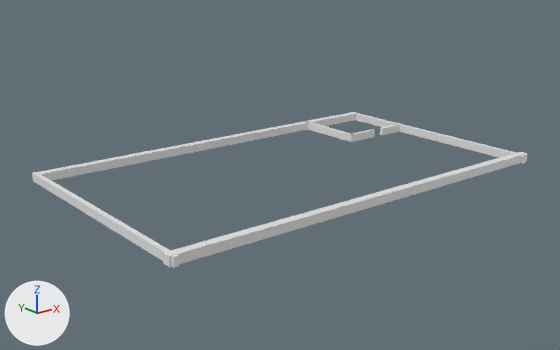
An edit to the FBX model Resource/stage_wall.fbx, drawn before and after from the same camera.
The view is the same before and after, from a 50 mm camera at (-160.1, -161.4, 54.3) aimed at (-51.1, -25.2, -0.2). Lighting does not change. The marker at lower left points along +X, +Y and +Z. Where no turn or scale is listed for an object, it has been applied to the vertices.

Names of what the first picture shows: '立方体', '立方体.001', '立方体.002', '立方体.003', '立方体.004', '立方体.005', '立方体.006', '立方体.007'.
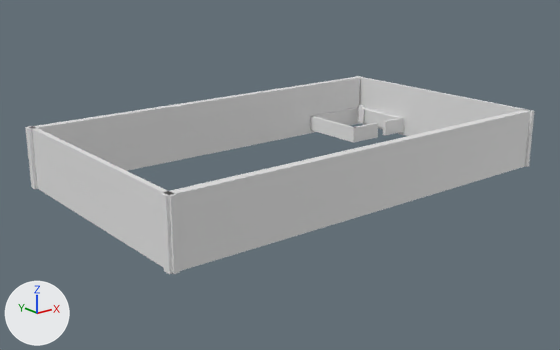
Location of each change, (x1, y1, x2, y2) in pixels of the pictures (560 x 350 px):
'立方体.006', moved, rescaled (42% taller)
    before: (163, 152, 527, 267)
    after: (160, 110, 530, 274)
'立方体.005', moved, rescaled (23% wider, 85% taller)
    before: (35, 121, 308, 181)
    after: (25, 77, 360, 189)
'立方体.007', moved, rescaled (54% taller)
    before: (32, 172, 179, 268)
    after: (27, 126, 180, 274)
'立方体', moved, rescaled (74% taller)
    before: (350, 112, 526, 164)
    after: (355, 76, 534, 167)
'立方体.002', moved, rescaled (27% taller)
    before: (304, 121, 352, 142)
    after: (310, 116, 356, 143)
'立方体.001', moved, rescaled
    before: (308, 112, 358, 126)
    after: (358, 108, 401, 128)
'立方体.008', added
    after: (311, 107, 359, 124)
'立方体.003', moved, rescaled
    before: (351, 129, 375, 142)
    after: (353, 123, 378, 142)
'立方体.004', moved, rescaled (54% taller)
    before: (380, 123, 402, 135)
    after: (383, 117, 404, 136)

The change, as a diff of the scene's bpy script:
```diff
--- a/Resource/stage_wall.fbx.py
+++ b/Resource/stage_wall.fbx.py
@@ mat_fireplace_kitchenbench_mat_003 @@
+mat_fireplace_kitchenbench_mat_003 = principled_material('Fireplace_KitchenBench_MAT.003')
+mat_fireplace_kitchenbench_mat_003.base_color = (1.0, 1.0, 1.0)  # white #ffffff
+mat_fireplace_kitchenbench_mat_003.metallic = 0.5
+mat_fireplace_kitchenbench_mat_003.roughness = 0.553
@@ me_メッシュ_004 @@
+me_メッシュ_004.from_pydata(...)  # 218 vertices, 358 faces; spans x -1.03..0.59, y -0.63..0.63, z 0.0..5.49
+me_メッシュ_004.materials.append(mat_fireplace_kitchenbench_mat_003)  # white #ffffff
@@ me_立方体_008 @@
+me_立方体_008.from_pydata(...)  # a box spanning x -10.0..10.0, y -1.0..1.0, z -2.0..2.0
@@ ob_立方体_003 @@
 ob_立方体_003 = bpy.data.objects.new('立方体.003', me_立方体_003)
-ob_立方体_003.location = (-13.9, -14.6, 1.3)
-ob_立方体_003.scale = (4.38, 0.5, 1.0)
+ob_立方体_003.location = (-12.7, -14.6, 2.0)
+ob_立方体_003.scale = (4.38, 0.5, 2.0)
@@ ob_立方体_002 @@
 ob_立方体_002 = bpy.data.objects.new('立方体.002', me_立方体_002)
-ob_立方体_002.location = (-17.9, -5.1, 1.3)
-ob_立方体_002.scale = (0.5, 10.0, 1.0)
+ob_立方体_002.location = (-17.0, -5.1, 2.0)
+ob_立方体_002.scale = (0.5, 10.0, 2.0)
@@ ob_立方体_005 @@
 ob_立方体_005 = bpy.data.objects.new('立方体.005', me_立方体_005)
-ob_立方体_005.location = (-58.4, 3.9, 1.3)
-ob_立方体_005.scale = (40.0, 1.0, 1.0)
+ob_立方体_005.location = (-48.7, 3.9, 6.0)
+ob_立方体_005.scale = (50.6, 1.0, 7.0)
@@ ob_立方体_004 @@
 ob_立方体_004 = bpy.data.objects.new('立方体.004', me_立方体_004)
-ob_立方体_004.location = (-2.5, -14.6, 1.3)
-ob_立方体_004.scale = (4.02, 0.5, 1.0)
+ob_立方体_004.location = (-1.3, -14.6, 2.0)
+ob_立方体_004.scale = (4.02, 0.5, 2.0)
@@ ob_立方体_006 @@
 ob_立方体_006 = bpy.data.objects.new('立方体.006', me_立方体_006)
-ob_立方体_006.location = (-48.2, -54.5, 1.3)
-ob_立方体_006.scale = (51.0, 1.0, 1.0)
+ob_立方体_006.location = (-48.2, -54.5, 6.0)
+ob_立方体_006.scale = (51.0, 1.0, 7.0)
@@ ob_立方体_001 @@
 ob_立方体_001 = bpy.data.objects.new('立方体.001', me_立方体_001)
-ob_立方体_001.location = (-8.4, 3.8, 1.3)
-ob_立方体_001.scale = (10.0, 1.0, 1.0)
+ob_立方体_001.location = (1.8, -4.3, 2.0)
+ob_立方体_001.scale = (1.0, 10.0, 2.0)
@@ ob_立方体_007 @@
 ob_立方体_007 = bpy.data.objects.new('立方体.007', me_立方体_007)
-ob_立方体_007.location = (-98.1, -25.2, 1.2)
-ob_立方体_007.scale = (0.54, 30.7, 1.0)
+ob_立方体_007.location = (-98.1, -25.2, 6.0)
+ob_立方体_007.scale = (0.54, 30.7, 7.0)
@@ ob_立方体 @@
 ob_立方体 = bpy.data.objects.new('立方体', me_立方体)
-ob_立方体.location = (1.1, -25.2, 1.2)
-ob_立方体.scale = (0.54, 30.7, 1.0)
+ob_立方体.location = (2.7, -25.2, 6.0)
+ob_立方体.scale = (0.54, 30.7, 7.0)
@@ ob_fireplace @@
+ob_fireplace = bpy.data.objects.new('Fireplace', me_メッシュ_004)
+ob_fireplace.location = (0.0, 0.0, 0.0)
@@ ob_立方体_008 @@
+ob_立方体_008 = bpy.data.objects.new('立方体.008', me_立方体_008)
+ob_立方体_008.location = (-7.5, 3.3, 2.0)
```
